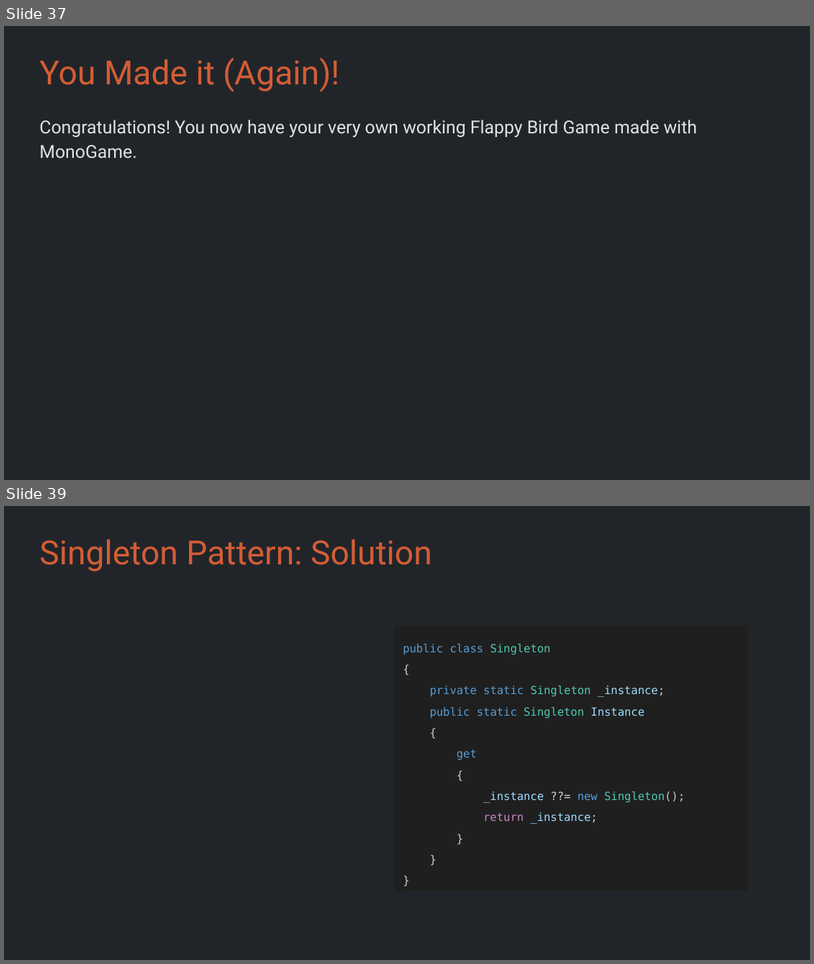
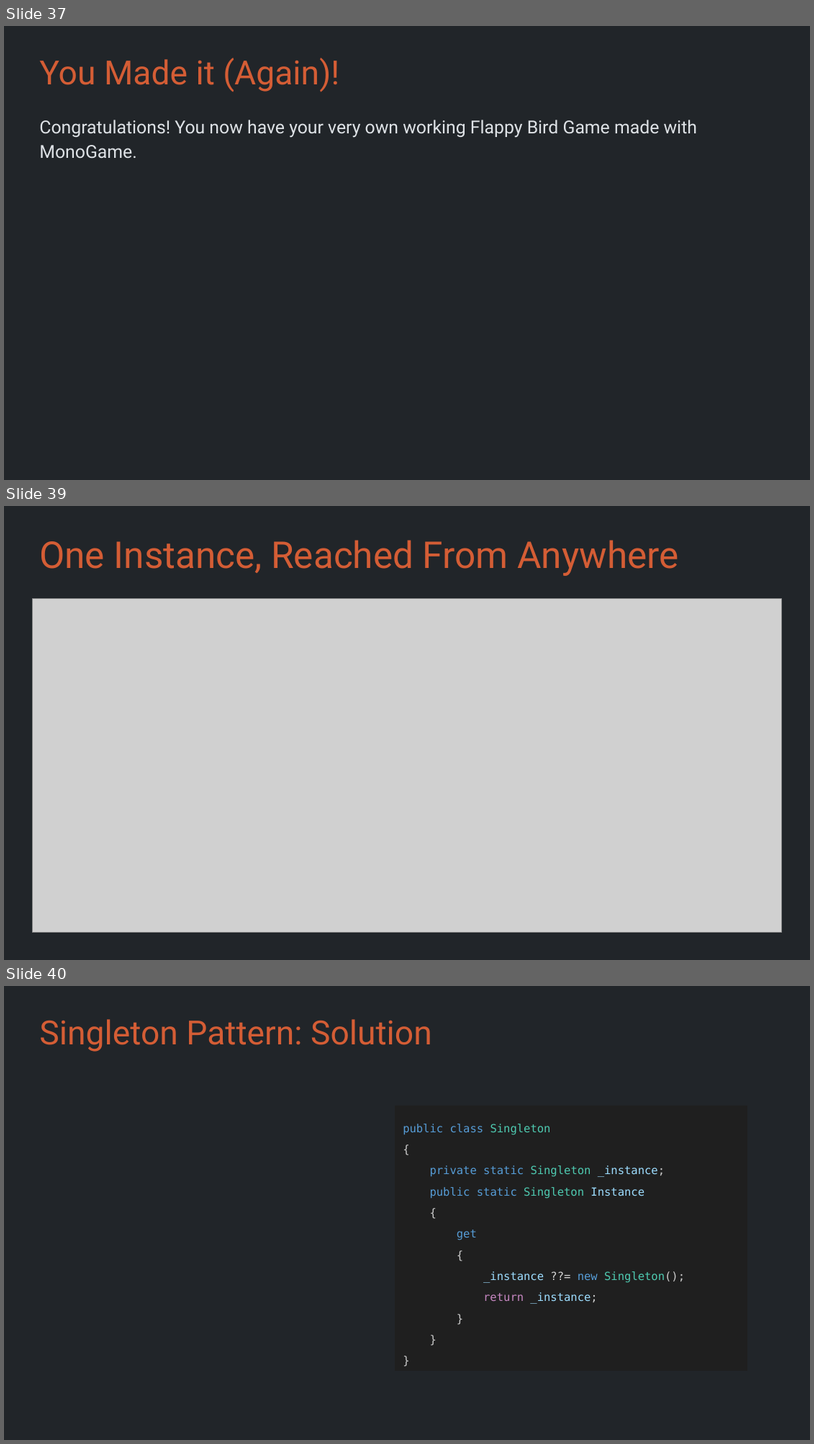
Before and after one commit to Metamate/gar, a slide deck: slides/02 Flappy Bird.pptx. Shown one above the other, each under a label of ours: slides 37 and 39 before the commit, slides 37, 39 and 40 after it; the slides between them are not shown. The pictures are 814x964 and 814x1444 pixels, drawn with LibreOffice and Linux fonts; fonts in the diff are those of the drawing; grey boxes stand for pictures. Boxes give left, top, right and bottom in pixels: in the first picture for what was removed or moved away, otherwise in the second. Text is boxed around its words. In the diff, an @@ line names an element or a change of style, - is before the commit and + after.

```diff
--- a/slides/02 Flappy Bird.pptx
+++ b/slides/02 Flappy Bird.pptx
@@ slide 39 added at [4,506,810,960], background #212529 @@
@@ title added at [39,540,679,576], 33 pt, text #D45D35 @@
+One Instance, Reached From Anywhere
@@ picture added at [32,599,782,932] @@
@@ what was slide 39 is now slide 40 @@
```
Also in this commit, not shown: 1 slide changed, 26 other files.
